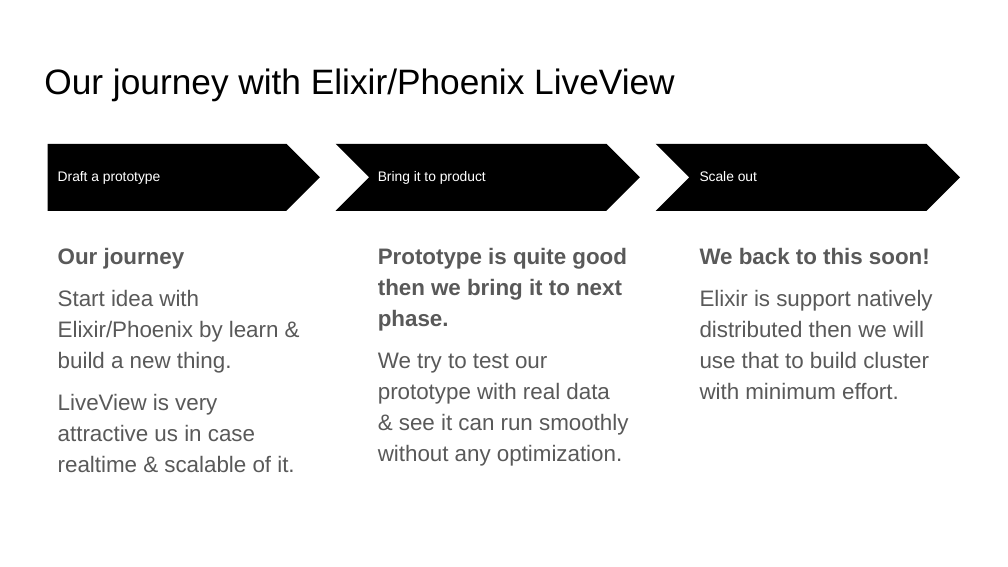
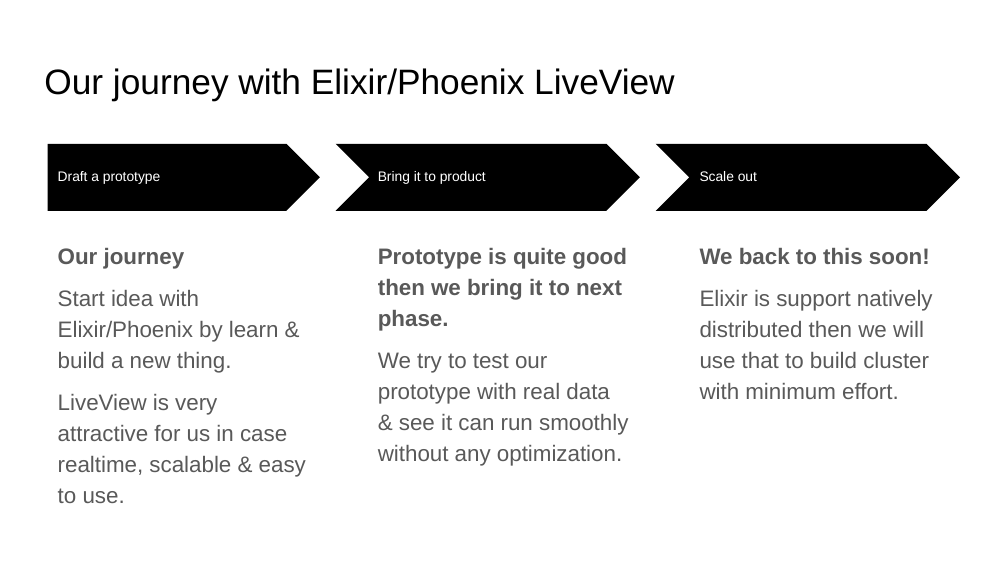
Before and after one commit to ohhi-vn/live_pub_demo, a slide deck: slide 6 of slide/Phoenix LiveView - the best fit for startup & small company.pptx. Drawn at 1008x567 pixels with LibreOffice and Linux fonts; fonts in the diff are those of the drawing. Boxes give left, top, right and bottom in pixels: in the first picture for what was removed or moved away, otherwise in the second. Text is boxed around its words. In the diff, an @@ line names an element or a change of style, - is before the commit and + after.

```diff
--- a/slide/Phoenix LiveView - the best fit for startup & small company.pptx
+++ b/slide/Phoenix LiveView - the best fit for startup & small company.pptx
@@ text at (x1=58, y1=394, x2=306, y2=503): text changed @@
-LiveView is very attractive us in case realtime & scalable of it.
+LiveView is very attractive for us in case realtime, scalable & easy to use.
```
Also in this commit, not shown: 8 other slides changed, 1 other file.
